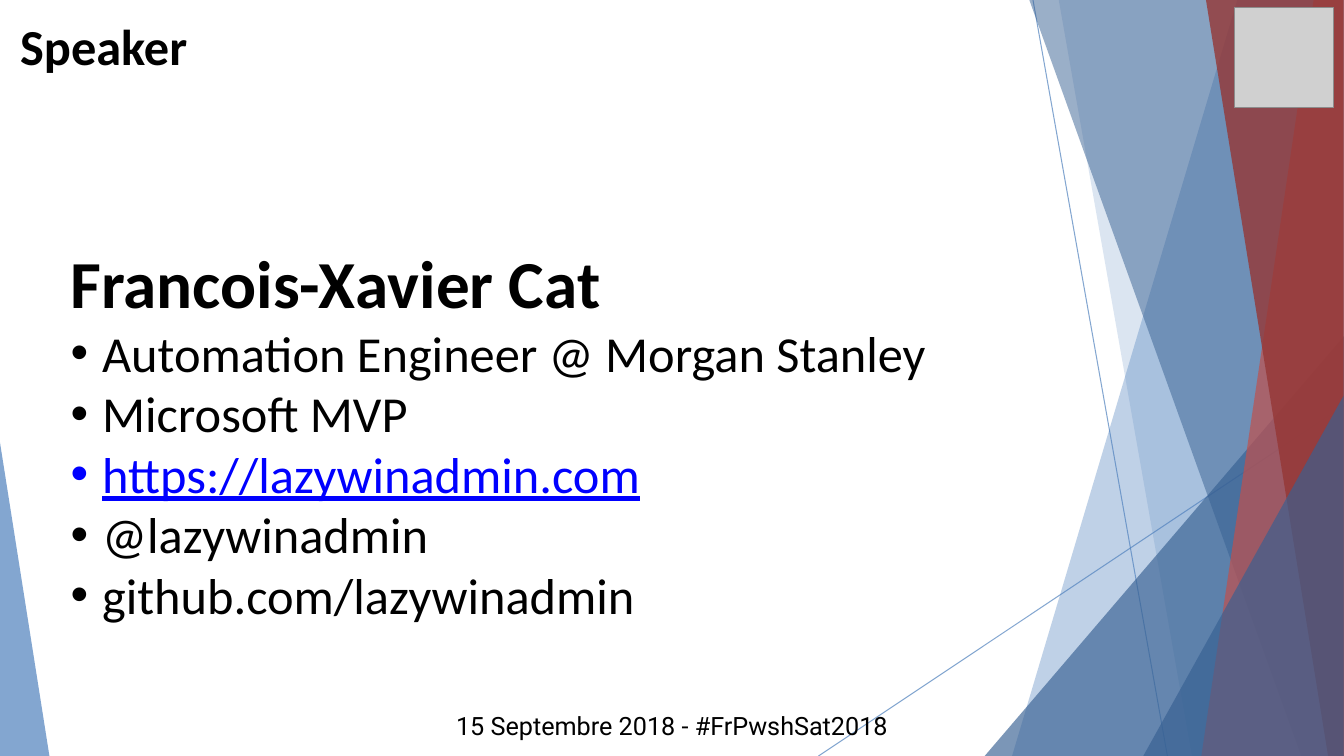
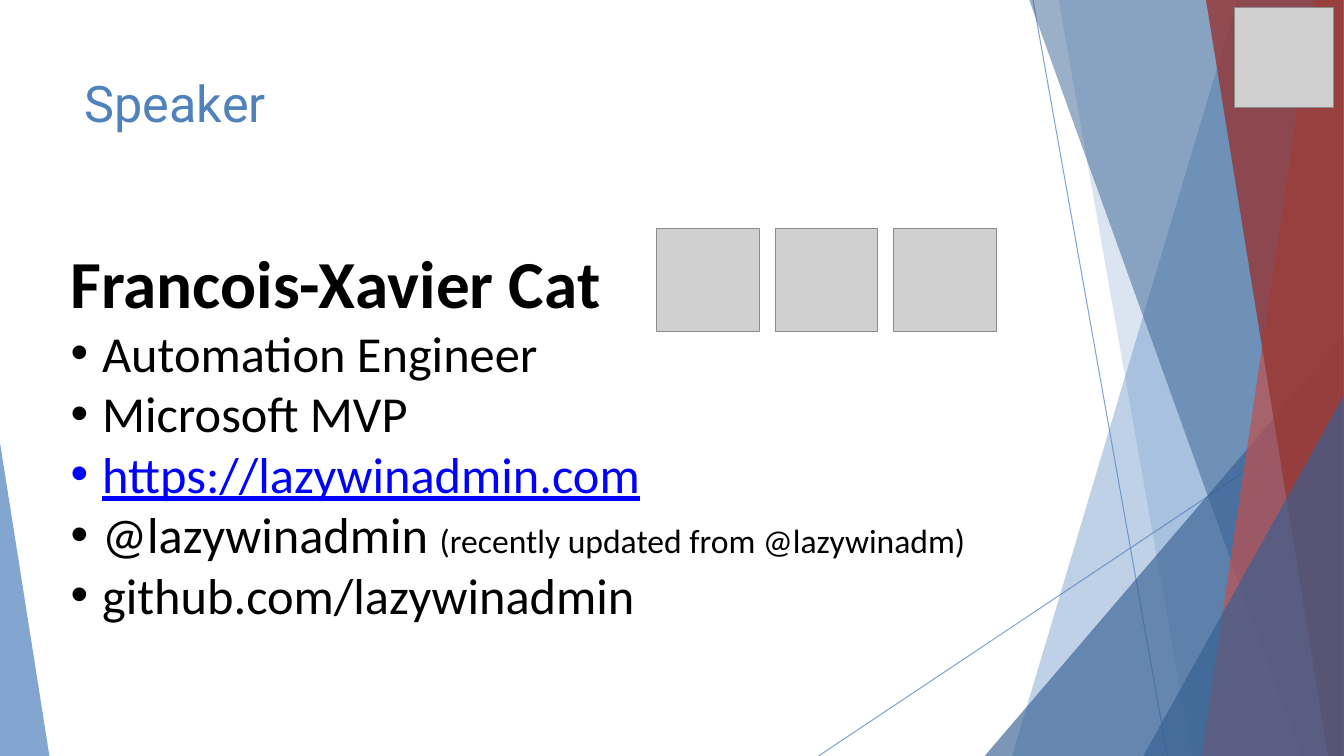
Before and after one commit to lazywinadmin/Presentations, a slide deck: slide 2 of 20190122-Creer_des_regles_custom_PSScriptAnalyzer/FrPSUG-Creer_vos_regles_customs_PSScriptAnalayzer.pptx. Drawn at 1344x756 pixels with LibreOffice and Linux fonts; fonts in the diff are those of the drawing; grey boxes stand for pictures. Boxes give left, top, right and bottom in pixels: in the first picture for what was removed or moved away, otherwise in the second. Text is boxed around its words. In the diff, an @@ line names an element or a change of style, - is before the commit and + after.

Commit message:
Update pptx

```diff
--- a/20190122-Creer_des_regles_custom_PSScriptAnalyzer/FrPSUG-Creer_vos_regles_customs_PSScriptAnalayzer.pptx
+++ b/20190122-Creer_des_regles_custom_PSScriptAnalyzer/FrPSUG-Creer_vos_regles_customs_PSScriptAnalayzer.pptx
@@ title "Speaker": place and size @@
-title "Speaker" at bbox=[20, 29, 187, 73]
+title "Speaker" at bbox=[85, 84, 266, 133]
@@ title "Speaker" at bbox=[85, 84, 266, 133]: font Calibri to Roboto, text colour #000000 to #4F81BD, bold off @@
@@ picture added at bbox=[657, 229, 760, 332] @@
@@ picture added at bbox=[775, 229, 878, 332] @@
@@ picture added at bbox=[894, 229, 997, 332] @@
@@ text at bbox=[102, 337, 537, 381]: text changed @@
-• Automation Engineer @ Morgan Stanley
+• Automation Engineer
@@ text at bbox=[102, 518, 965, 561]: text changed; size 36 to 24 pt @@
-• @lazywinadmin
+• @lazywinadmin (recently updated from @lazywinadm)
@@ text removed at bbox=[456, 712, 888, 741] @@
-15 Septembre 2018 - #FrPwshSat2018
```
Also in this commit, not shown: 2 other slides changed, 6 slides added, 3 slides removed.
